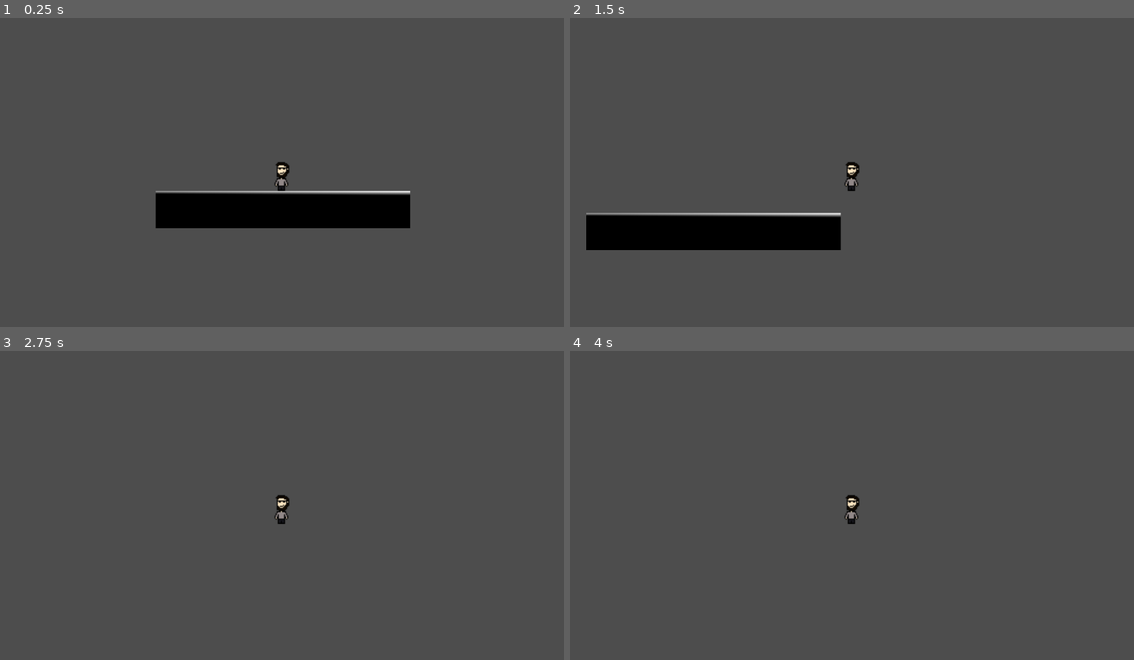
Above: before the commit, frames 1-4 (two rows, left to right).
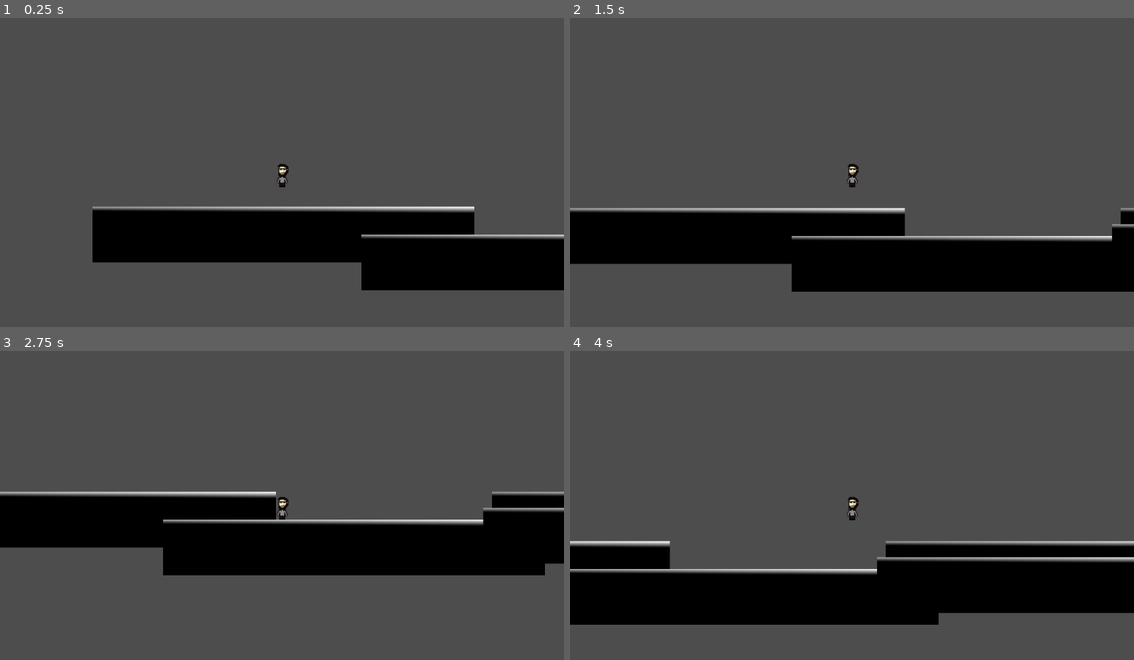
Above: after the commit, the same moments.

Repository: Andrej-sv81/GodotGame
Game: Godot game, scene res://scenes/main/world_scene.tscn
Same seed, same stepped clock (60 frames per second), same inputs: the game is played once before the commit and once after it.
Inputs:
- Up to frame 1 (0.25 s): no input
- Up to frame 2 (1.5 s): tap Enter (ui_accept) at 0.5, 0.6, 0.77, 1.07, 1.35 s; hold Right (ui_right) from 0.53 s (still down)
- Up to frame 3 (2.75 s): tap Enter (ui_accept) at 1.52, 1.82, 2.1 s; release Right (ui_right) at 2.03 s; hold Left (ui_left) from 2.03 s (still down)
- Up to frame 4 (4 s): tap Enter (ui_accept) at 2.75, 2.85, 3.02, 3.32, 3.6, 3.77 s; release Left (ui_left) at 2.78 s; hold Right (ui_right) from 2.78 s (still down)

The runs differ from the first frame. In frame 1, 17% of the frame differs, in the area x 16-100%, y 46-89%; in frame 2, 15%; in frame 3, 21%; in frame 4, 22%, in the area x 0-100%, y 46-89%.

Commit message:
Added double jump and test paltforms

Diff:
--- a/entities/player/CharacterBody2D.gd
+++ b/entities/player/CharacterBody2D.gd
@@ -1,9 +1,9 @@
 extends CharacterBody2D
 
 
-const SPEED = 150.0
-const JUMP_VELOCITY = -250.0
-
+const SPEED = 100.0
+const JUMP_VELOCITY = -150.0
+var double_jumped  = false
 # Get the gravity from the project settings to be synced with RigidBody nodes.
 var gravity = ProjectSettings.get_setting("physics/2d/default_gravity")
 
@@ -14,9 +14,13 @@
 		velocity.y += gravity * delta
 
 	# Handle jump.
-	if Input.is_action_just_pressed("ui_accept") and is_on_floor():
-		velocity.y = JUMP_VELOCITY
-
+	if Input.is_action_just_pressed("ui_accept"):
+		if is_on_floor():
+			velocity.y = JUMP_VELOCITY
+			double_jumped = false
+		elif not double_jumped:
+			velocity.y = JUMP_VELOCITY
+			double_jumped = true
 	# Get the input direction and handle the movement/deceleration.
 	# As good practice, you should replace UI actions with custom gameplay actions.
 	var direction = Input.get_axis("ui_left", "ui_right")
--- a/entities/player/player.tscn
+++ b/entities/player/player.tscn
@@ -4,17 +4,20 @@
 [ext_resource type="Texture2D" uid="uid://dkf1g4w5l0lpp" path="res://entities/player/urk2.png" id="2_shrbn"]
 
 [sub_resource type="CapsuleShape2D" id="CapsuleShape2D_2sb61"]
+radius = 4.0
+height = 16.0
 
 [node name="Player" type="CharacterBody2D"]
 script = ExtResource("1_jitwv")
 
 [node name="Camera2D" type="Camera2D" parent="."]
-zoom = Vector2(2, 2)
+zoom = Vector2(3, 3)
 
 [node name="Sprite2D" type="Sprite2D" parent="."]
-position = Vector2(1, -2.5625)
-scale = Vector2(1.0625, 1.08984)
+position = Vector2(1, -2)
+scale = Vector2(0.5625, 0.576974)
 texture = ExtResource("2_shrbn")
 
 [node name="CollisionShape2D" type="CollisionShape2D" parent="."]
+position = Vector2(0, -1)
 shape = SubResource("CapsuleShape2D_2sb61")
--- a/project.godot
+++ b/project.godot
@@ -50,6 +50,10 @@
 ]
 }
 
+[physics]
+
+2d/default_gravity=700.0
+
 [rendering]
 
 renderer/rendering_method="mobile"
--- a/scenes/main/world_scene.tscn
+++ b/scenes/main/world_scene.tscn
@@ -28,3 +28,42 @@
 position = Vector2(3.00001, -23)
 scale = Vector2(4.0625, 0.59375)
 texture = SubResource("GradientTexture2D_iuc1w")
+
+[node name="Ground2" type="StaticBody2D" parent="."]
+position = Vector2(181, 117)
+
+[node name="CollisionShape2D" type="CollisionShape2D" parent="Ground2"]
+position = Vector2(3.5, -23)
+shape = SubResource("RectangleShape2D_7salp")
+debug_color = Color(0.972549, 0, 0.431373, 0.419608)
+
+[node name="Sprite2D" type="Sprite2D" parent="Ground2"]
+position = Vector2(3.00001, -23)
+scale = Vector2(4.0625, 0.59375)
+texture = SubResource("GradientTexture2D_iuc1w")
+
+[node name="Ground3" type="StaticBody2D" parent="."]
+position = Vector2(405, 98)
+
+[node name="CollisionShape2D" type="CollisionShape2D" parent="Ground3"]
+position = Vector2(3.5, -23)
+shape = SubResource("RectangleShape2D_7salp")
+debug_color = Color(0.972549, 0, 0.431373, 0.419608)
+
+[node name="Sprite2D" type="Sprite2D" parent="Ground3"]
+position = Vector2(3.00001, -23)
+scale = Vector2(4.0625, 0.59375)
+texture = SubResource("GradientTexture2D_iuc1w")
+
+[node name="Ground4" type="StaticBody2D" parent="."]
+position = Vector2(398, 109)
+
+[node name="CollisionShape2D" type="CollisionShape2D" parent="Ground4"]
+position = Vector2(3.5, -23)
+shape = SubResource("RectangleShape2D_7salp")
+debug_color = Color(0.972549, 0, 0.431373, 0.419608)
+
+[node name="Sprite2D" type="Sprite2D" parent="Ground4"]
+position = Vector2(3.50001, -23)
+scale = Vector2(4.04688, 0.59375)
+texture = SubResource("GradientTexture2D_iuc1w")
